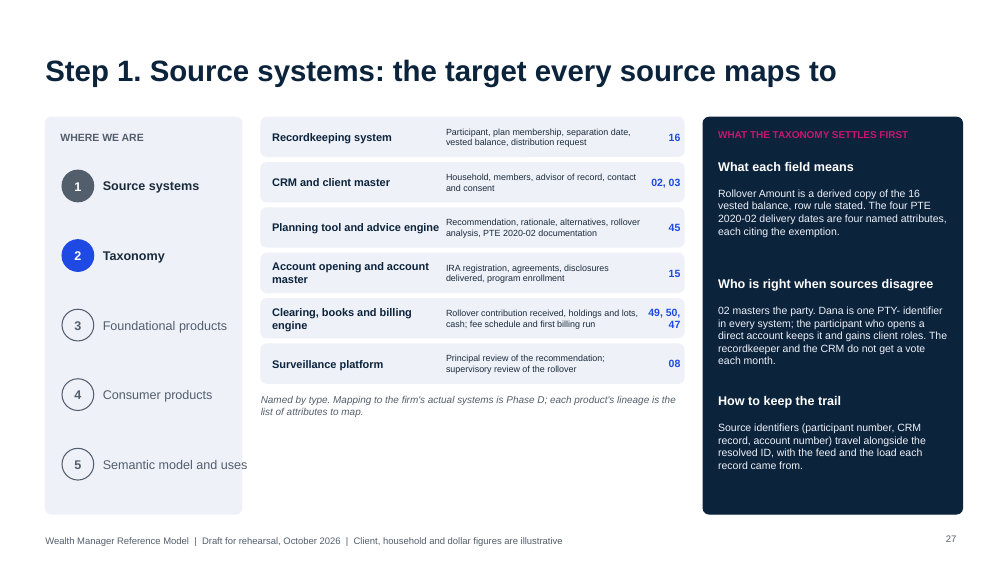
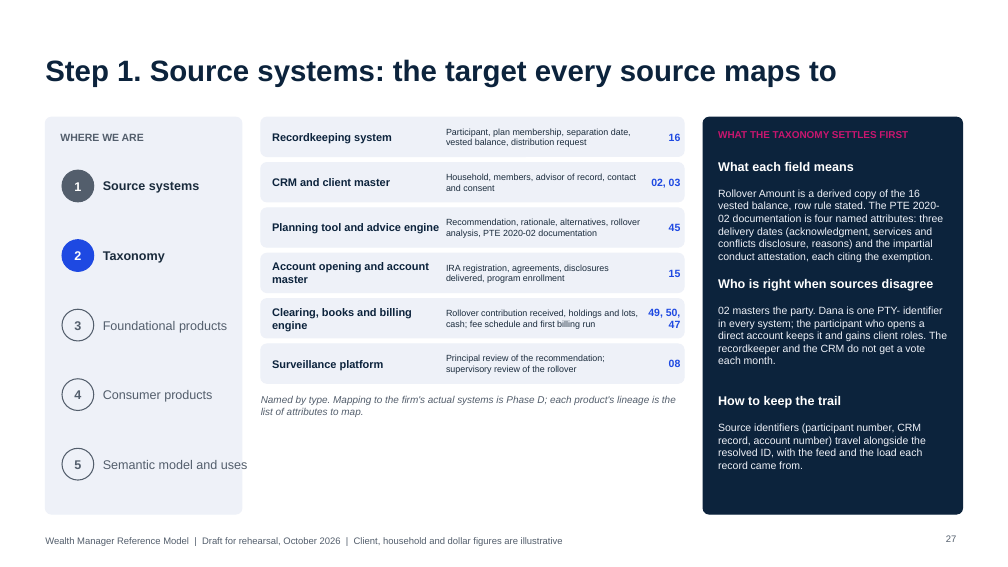
Before and after one commit to jlassetco/amt, a slide deck: slide 27 of wm/Wealth_Manager_Foundational_Talktrack.pptx. Drawn at 1008x567 pixels with LibreOffice and Linux fonts; fonts in the diff are those of the drawing. Boxes give left, top, right and bottom in pixels: in the first picture for what was removed or moved away, otherwise in the second. Text is boxed around its words. In the diff, an @@ line names an element or a change of style, - is before the commit and + after.

```diff
--- a/wm/Wealth_Manager_Foundational_Talktrack.pptx
+++ b/wm/Wealth_Manager_Foundational_Talktrack.pptx
@@ text at bbox=[718, 189, 943, 262]: text changed @@
-Rollover Amount is a derived copy of the 16 vested balance, row rule stated. The four PTE 2020-02 delivery dates are four named attributes, each citing the exemption.
+Rollover Amount is a derived copy of the 16 vested balance, row rule stated. The PTE 2020-02 documentation is four named attributes: three delivery dates (acknowledgment, services and conflicts disclosure, reasons) and the impartial conduct attestation, each citing the exemption.
```
Also in this commit, not shown: 19 other slides changed.
